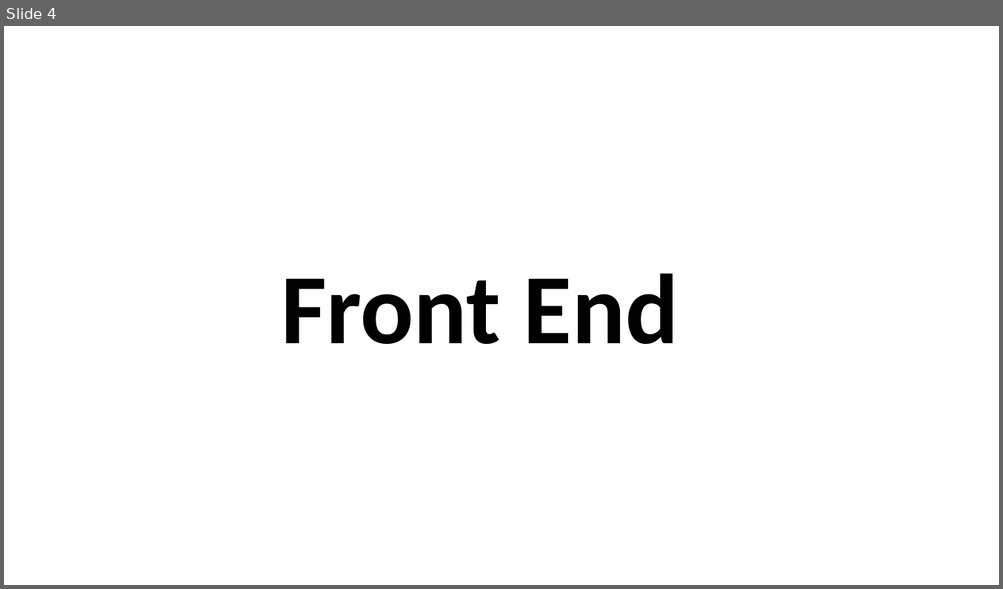
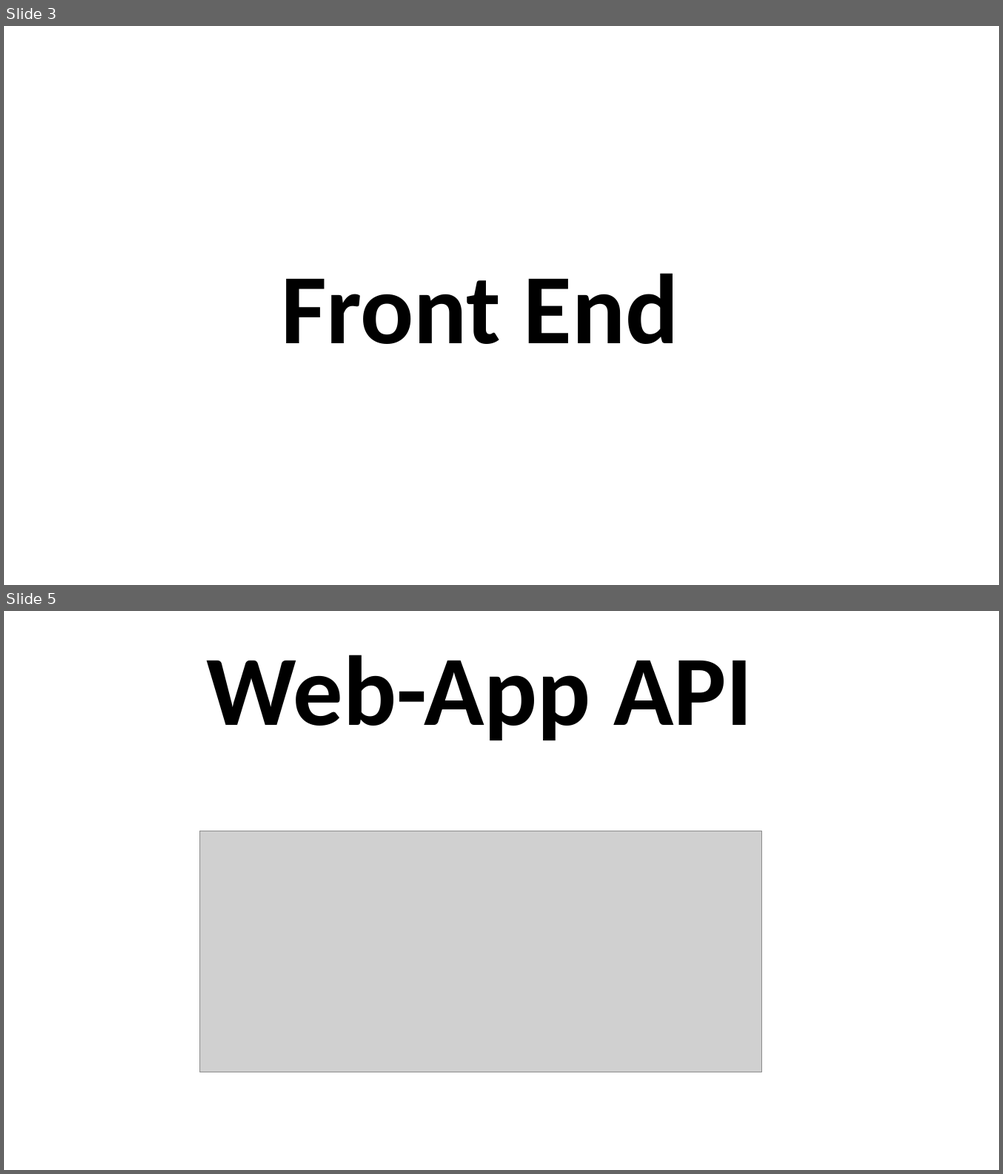
Before and after one commit to r-kass/gNetPlus, a slide deck: hackathon pres3.pptx. Shown one above the other, each under a label of ours: slide 4 before the commit, slides 3 and 5 after it; the slides between them are not shown. The pictures are 1003x589 and 1003x1174 pixels, drawn with LibreOffice and Linux fonts; fonts in the diff are those of the drawing; grey boxes stand for pictures; background and template pictures are left out. Boxes give left, top, right and bottom in pixels: in the first picture for what was removed or moved away, otherwise in the second. Text is boxed around its words. In the diff, an @@ line names an element or a change of style, - is before the commit and + after.

```diff
--- a/hackathon pres3.pptx
+++ b/hackathon pres3.pptx
@@ slide 5 added at [4, 611, 999, 1170], background picture (left out) @@
@@ text added at [207, 655, 753, 741], 96 pt, text #000000, bold @@
+Web-App API
@@ picture added at [200, 831, 762, 1072] @@
@@ what was slide 4 is now slide 3 @@
```
Also in this commit, not shown: 3 slides changed, 4 other slides added, 3 slides removed.
